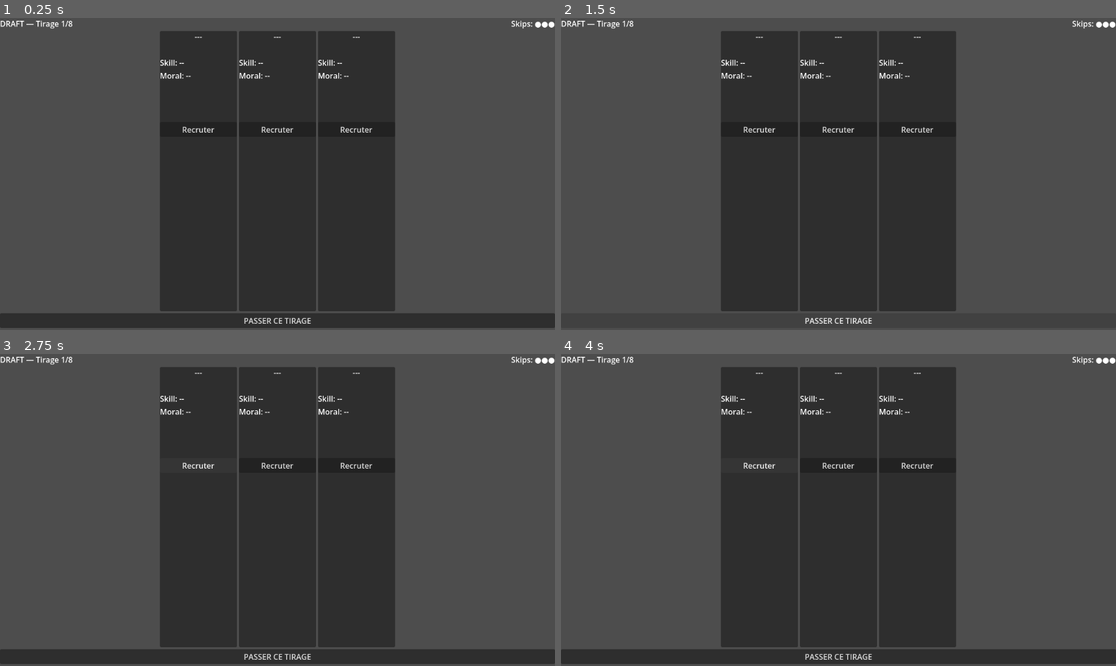
Above: before the commit, frames 1-4 (two rows, left to right).
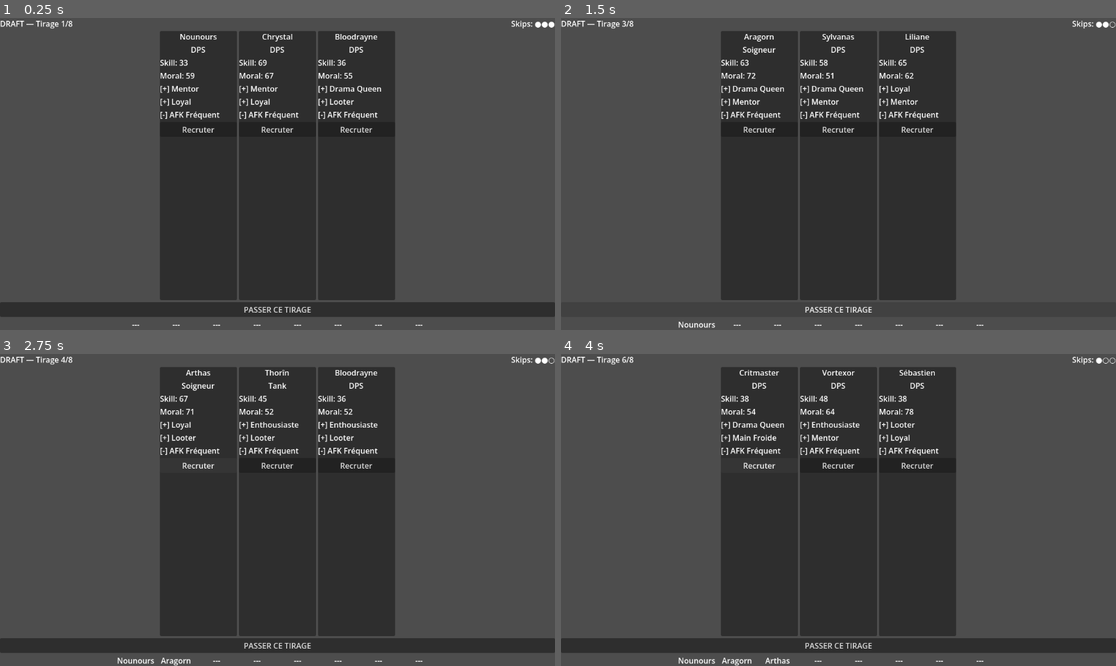
Above: after the commit, the same moments.

Repository: g-trinh/raid-manager
Game: Godot game, scene res://src/scenes/Main.tscn
Two runs of this game, one before a commit and one after it. Both use one fixed random seed, a clock stepped at 60 frames per second and the inputs below. The project has no main scene, so this scene is started directly.
Inputs:
- Up to frame 1 (0.25 s): no input
- Up to frame 2 (1.5 s): click "Recruter" at 0.5 s; click "PASSER CE TIRAGE" at 1.25 s
- Up to frame 3 (2.75 s): click "Recruter" at 2 s
- Up to frame 4 (4 s): click "PASSER CE TIRAGE" at 2.75 s; click "Recruter" at 3.5 s

The runs differ from the first frame. In frame 1, 7.2% of the frame differs, in the area x 0-100%, y 5-100%; in frame 2, 2.0%; in frame 3, 7.3%; in frame 4, 7.3%, in the area x 0-100%, y 0-100%.
Error before the commit: Parse Error: Identifier "DraftSystem" not declared in the current scope. (res://src/scenes/draft/DraftScreen.gd:35)

Commit message:
feature(logic): implement F05 draft system
Adds DraftSystem autoload managing Phase 0 guild draft: 8 sequential draws
of 3 members, max 3 skips, role-diversity-guaranteed pool of 24 (≥4 Tank,
≥4 Healer). Registers the autoload in project.godot. Architecture doc added
under .claude/features/F05/architecture.md.

Co-Authored-By: Claude Sonnet 4.6 <noreply@anthropic.com>

Diff:
--- a/game/project.godot
+++ b/game/project.godot
@@ -23,3 +23,4 @@
 GameEnums="*res://src/autoloads/GameEnums.gd"
 RelationMatrix="*res://src/autoloads/RelationMatrix.gd"
 MemberGenerator="*res://src/autoloads/MemberGenerator.gd"
+DraftSystem="*res://src/autoloads/DraftSystem.gd"
--- /dev/null
+++ b/game/src/autoloads/DraftSystem.gd
@@ -0,0 +1,119 @@
+extends Node
+
+const GUILD_SIZE: int = 8
+const MAX_SKIPS: int = 3
+const DRAW_SIZE: int = 3
+const MIN_TANKS: int = 4
+const MIN_HEALERS: int = 4
+const POOL_SIZE: int = GUILD_SIZE * DRAW_SIZE  # 24
+
+var draw_index: int = 0
+var skips_remaining: int = MAX_SKIPS
+var roster: Array[Member] = []
+var current_draw: Array[Member] = []
+
+var _pool: Array[Member] = []
+var _pool_cursor: int = 0
+
+signal draw_ready(members: Array[Member])
+signal member_picked(member: Member, draw_index: int)
+signal draw_skipped(draw_index: int, skips_remaining: int)
+signal draft_complete(roster: Array[Member])
+
+
+func start_draft() -> void:
+	draw_index = 0
+	skips_remaining = MAX_SKIPS
+	roster = []
+	current_draw = []
+	_pool_cursor = 0
+
+	_pool = _generate_pool()
+
+	_advance_draw()
+
+
+func pick_member(member: Member) -> void:
+	roster.append(member)
+	emit_signal("member_picked", member, draw_index)
+
+	draw_index += 1
+
+	if is_complete():
+		emit_signal("draft_complete", roster)
+		return
+
+	if _pool_cursor >= _pool.size():
+		emit_signal("draft_complete", roster)
+		return
+
+	_advance_draw()
+
+
+func skip_draw() -> void:
+	if not can_skip():
+		return
+
+	skips_remaining -= 1
+	emit_signal("draw_skipped", draw_index, skips_remaining)
+
+	draw_index += 1
+
+	if _pool_cursor >= _pool.size():
+		emit_signal("draft_complete", roster)
+		return
+
+	_advance_draw()
+
+
+func can_skip() -> bool:
+	return skips_remaining > 0
+
+
+func is_complete() -> bool:
+	return roster.size() >= GUILD_SIZE
+
+
+# Generates a pool of POOL_SIZE members with guaranteed role minimums.
+# Roles are pre-assigned after generation so MemberGenerator.generate()
+# still sets initial relations correctly via the growing pool array.
+func _generate_pool() -> Array[Member]:
+	var role_list: Array[int] = _build_role_list()
+	role_list.shuffle()
+
+	var pool: Array[Member] = []
+	for i in range(role_list.size()):
+		var member: Member = MemberGenerator.generate(i + 1, pool)
+		member.role = role_list[i]
+		pool.append(member)
+
+	pool.shuffle()
+	return pool
+
+
+# Builds a flat list of POOL_SIZE role integers satisfying the minimums.
+func _build_role_list() -> Array[int]:
+	var roles: Array[int] = []
+
+	for _i in range(MIN_TANKS):
+		roles.append(GameEnums.Role.TANK)
+
+	for _i in range(MIN_HEALERS):
+		roles.append(GameEnums.Role.HEALER)
+
+	var dps_count: int = POOL_SIZE - MIN_TANKS - MIN_HEALERS
+	for _i in range(dps_count):
+		roles.append(GameEnums.Role.DPS)
+
+	return roles
+
+
+# Pulls the next DRAW_SIZE members from the pool, sets current_draw, emits draw_ready.
+func _advance_draw() -> void:
+	current_draw = []
+	var end: int = mini(_pool_cursor + DRAW_SIZE, _pool.size())
+	for i in range(_pool_cursor, end):
+		current_draw.append(_pool[i])
+	_pool_cursor = end
+
+	emit_signal("draw_ready", current_draw)
Not shown, added: game/src/autoloads/MemberGenerator.gd.uid
Not shown, added: .claude/features/F05/architecture.md
